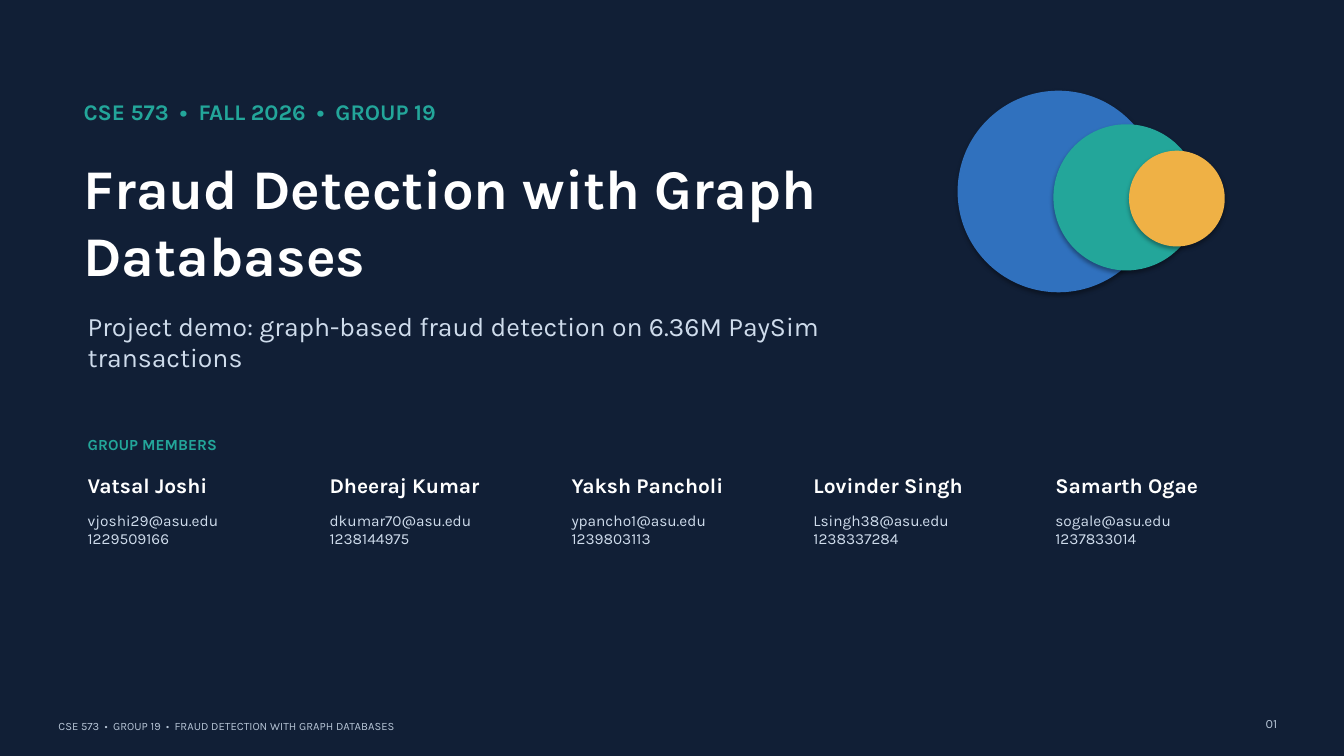
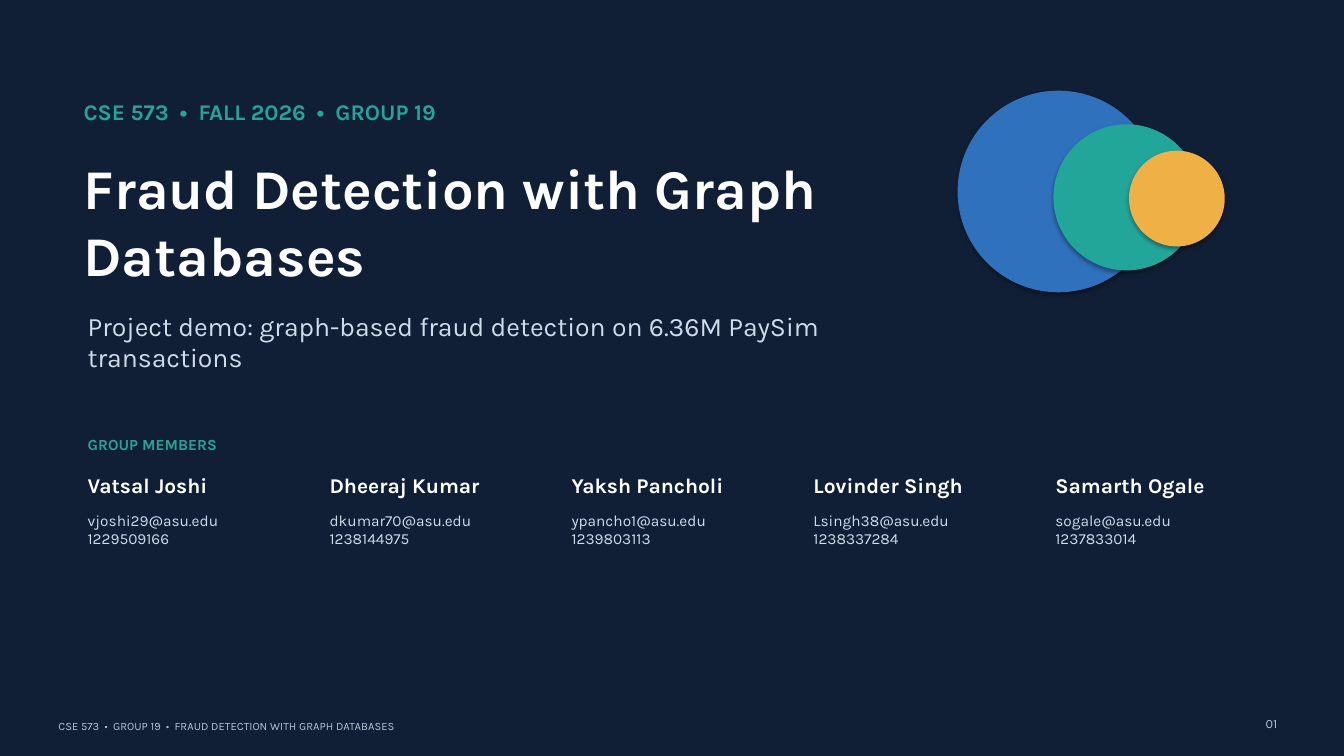
Before and after one commit to dheeraj7000/graph-based-fraud-detection, a slide deck: slide 1 of presentations/Group19-Fraud-Detection-with-Graph-Databases-FA26-Group-DEMO-Presentation.pptx. Drawn at 1344x756 pixels with LibreOffice and Linux fonts; fonts in the diff are those of the drawing. Boxes give left, top, right and bottom in pixels: in the first picture for what was removed or moved away, otherwise in the second. Text is boxed around its words. In the diff, an @@ line names an element or a change of style, - is before the commit and + after.

Commit message:
Fix team member surname: Samarth Ogale

```diff
--- a/presentations/Group19-Fraud-Detection-with-Graph-Databases-FA26-Group-DEMO-Presentation.pptx
+++ b/presentations/Group19-Fraud-Detection-with-Graph-Databases-FA26-Group-DEMO-Presentation.pptx
@@ text at box(1055, 478, 1204, 499): text changed @@
-Samarth Ogae
+Samarth Ogale
```
Also in this commit, not shown: 1 other slide changed, 3 other files.
